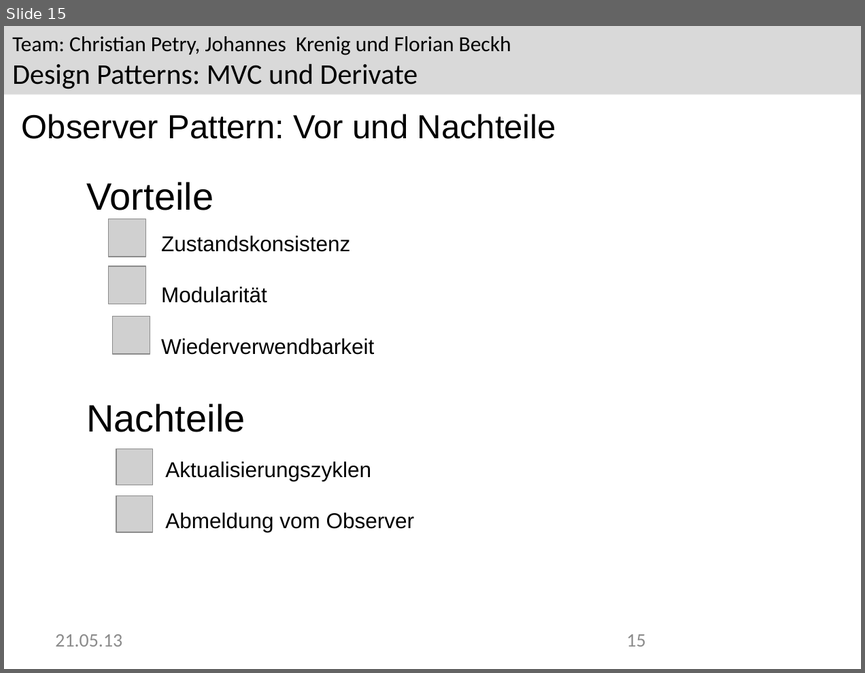
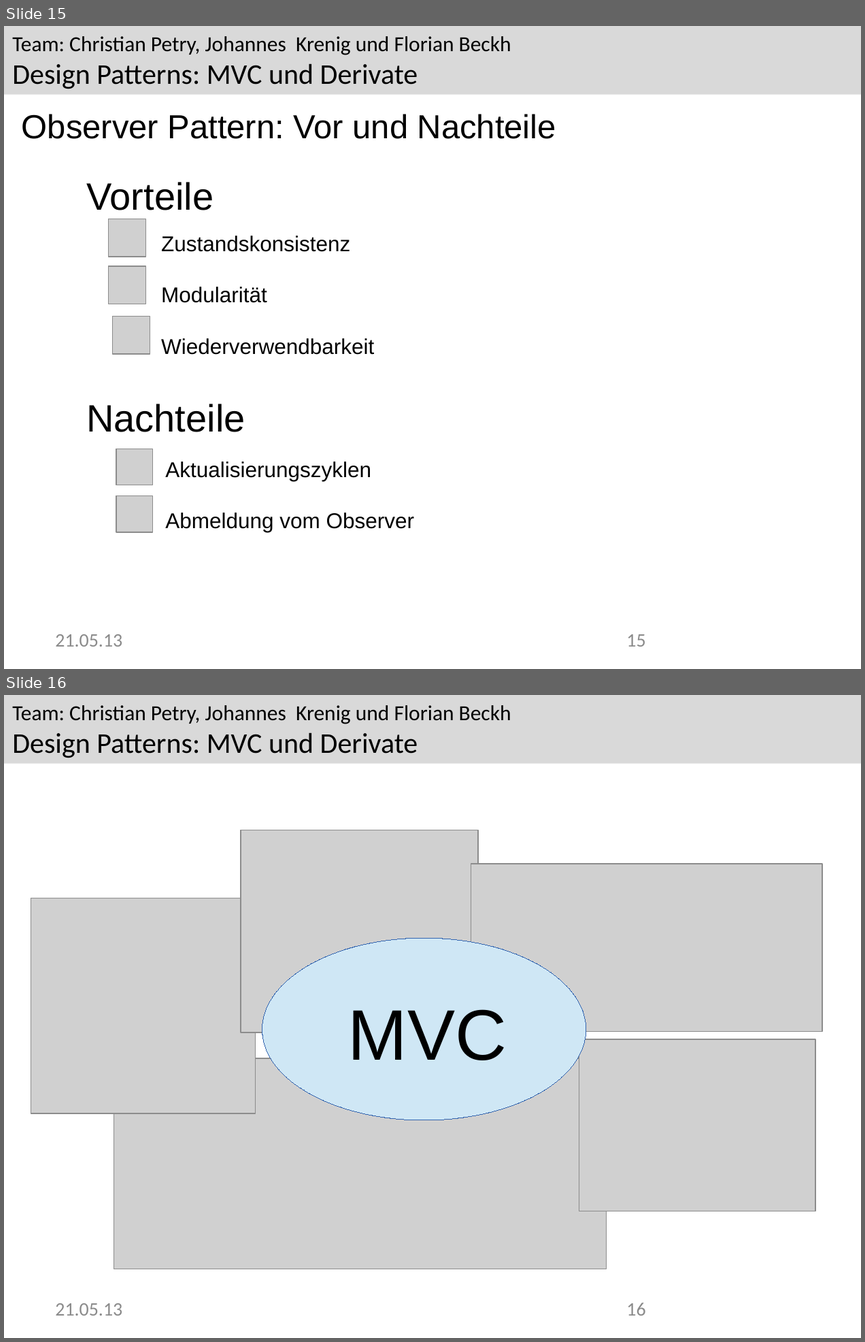
Before and after one commit to Greever/Design-Pattern-MVC, a slide deck: Dokumentation/Praesentation/Observer.odp. Shown one above the other, each under a label of ours: slide 15 before the commit, slides 15 and 16 after it. The pictures are 865x673 and 865x1342 pixels, drawn with LibreOffice and Linux fonts; fonts in the diff are those of the drawing; grey boxes stand for pictures; background and template pictures are left out. Boxes give left, top, right and bottom in pixels: in the first picture for what was removed or moved away, otherwise in the second. Text is boxed around its words. In the diff, an @@ line names an element or a change of style, - is before the commit and + after.

```diff
--- a/Dokumentation/Praesentation/Observer.odp
+++ b/Dokumentation/Praesentation/Observer.odp
@@ slide 16 added at box(4, 695, 861, 1338), background #FFFFFF; not listed: 1 template element that a slide beside it also shows @@
@@ picture added at box(241, 830, 478, 1032) @@
@@ picture added at box(471, 864, 822, 1032) @@
@@ picture added at box(31, 898, 255, 1113) @@
@@ ellipse added at box(262, 938, 586, 1120), fill #CFE7F5, outline #3465AF 0 pt @@
@@ text added at box(348, 1009, 507, 1060), 60 pt, text #000000 @@
+MVC
@@ picture added at box(579, 1040, 815, 1212) @@
@@ picture added at box(113, 1058, 606, 1269) @@
@@ text added at box(55, 1303, 122, 1315), 16 pt, text #8B8B8B @@
+21.05.13
@@ page number added at box(626, 1302, 645, 1315), 16 pt, text #8B8B8B @@
+16
```
Also in this commit, not shown: 1 slide changed, 11 other slides added, 7 other files.
